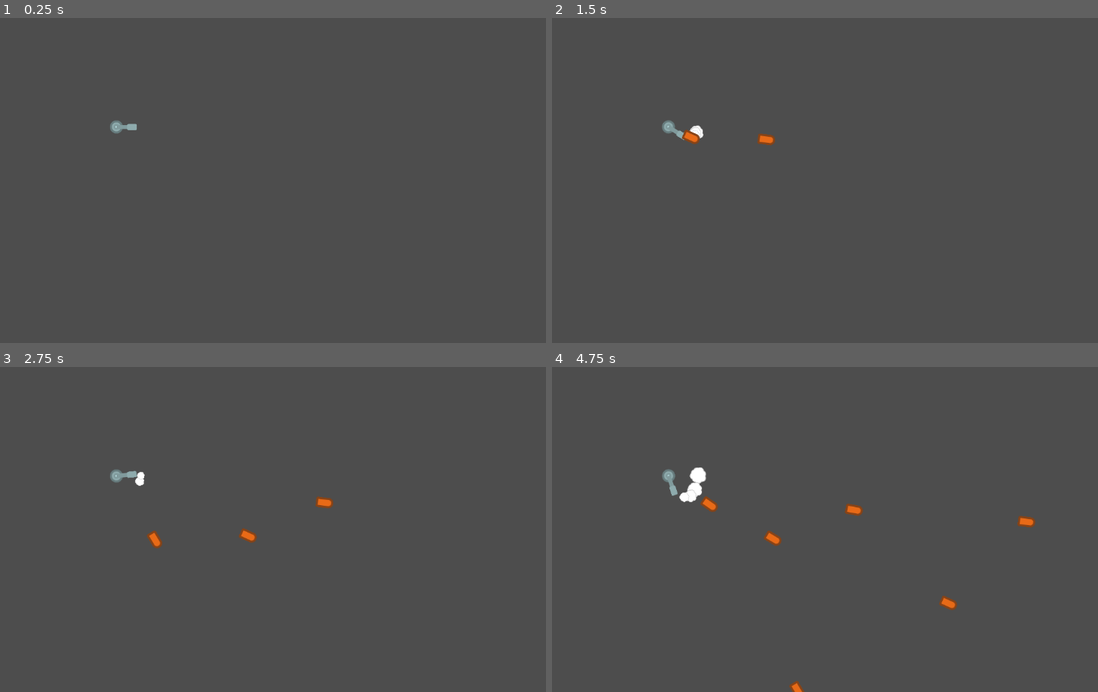
Above: before the commit, frames 1-4 (two rows, left to right).
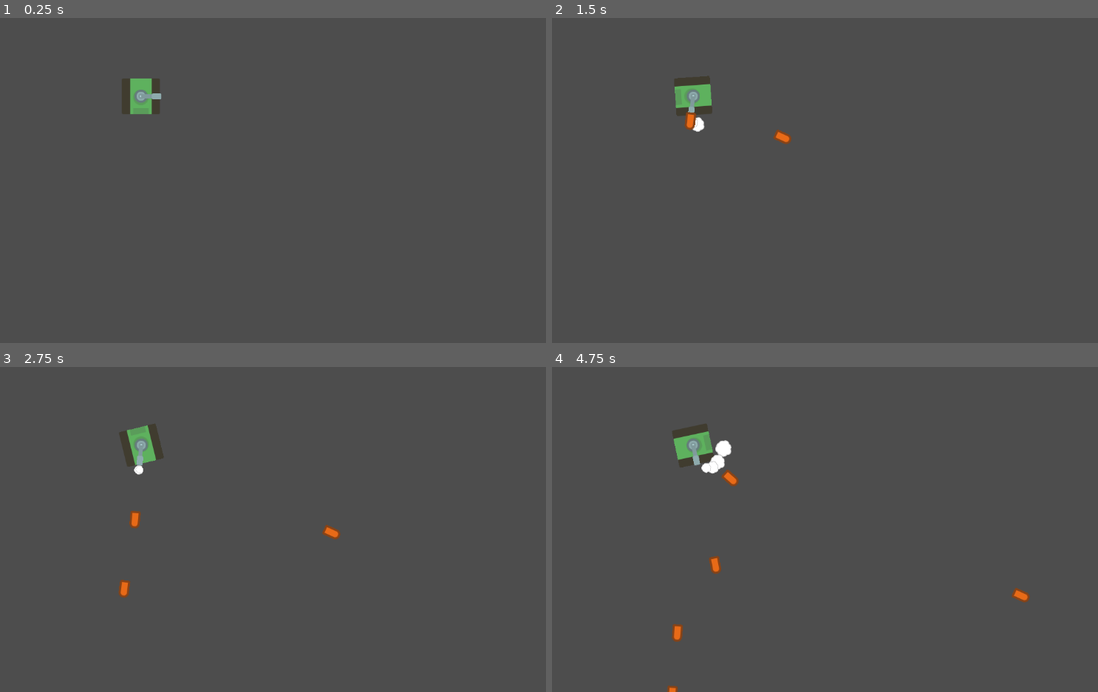
Above: after the commit, the same moments.

Repository: KakCmambnporpawwucmow/tanks_kidz
Game: Godot game, scene res://tmp/test_tank.tscn
Two runs of this game, one before a commit and one after it. Both use one fixed random seed, a clock stepped at 60 frames per second and the inputs below. The project has no main scene, so this scene is started directly.
Inputs (mouse positions are in pixels of both pictures, inside the frame that each line leads up to):
- Up to frame 1 (0.25 s): no input
- Up to frame 2 (1.5 s): tap Enter at 0.5 s; move the mouse to (934, 161) at 0.52 s; hold D (ui_turn_right, bound only after the commit) 0.53-1.28 s; click (934, 161) at 0.67 s; move the mouse to (683, 193) at 1.27 s; hold A (ui_turn_left, bound only after the commit) from 1.28 s (still down); click (683, 193) at 1.42 s
- Up to frame 3 (2.75 s): move the mouse to (311, 454) at 2.02 s; release A (ui_turn_left, bound only after the commit) at 2.03 s; hold D (ui_turn_right, bound only after the commit) from 2.03 s (still down); click (311, 454) at 2.17 s
- Up to frame 4 (4.75 s): move the mouse to (775, 591) at 2.77 s; click (775, 591) at 2.92 s; move the mouse to (977, 575) at 3.52 s; release D (ui_turn_right, bound only after the commit) at 3.53 s; hold A (ui_turn_left, bound only after the commit) from 3.53 s (still down); click (977, 575) at 3.67 s; move the mouse to (628, 477) at 4.27 s; click (628, 477) at 4.42 s

The runs differ from the first frame. In frame 1, 0.9% of the frame differs, in the area x 20-30%, y 18-36%; in frame 2, 1.3%; in frame 3, 1.5%; in frame 4, 2.4%, in the area x 20-89%, y 17-100%.

Commit message:
Добавление и исправление.
Добавлен базовый танк и он добавлен в тестовую сцену. Исправлено поведение компонента движения, была ошибка смещения относительно родительского вращения.

Diff:
--- a/components/move_component.gd
+++ b/components/move_component.gd
@@ -5,19 +5,40 @@
 @export var rotation_speed: float = 2.0  # Скорость поворота
 @onready var parent:Node2D = get_parent()
 
+var is_rotating_to: bool = false
+var target_angle: float = 0.0
 var is_rotating: bool = false
-var target_angle: float = 0.0
+var _target_position:Vector2 = Vector2.ZERO
 
 func smooth_look_at(target_position: Vector2):
-	target_angle = (target_position - parent.global_position).angle()
+	_target_position = target_position
+	is_rotating_to = true
+	print("Info. Turn smooth_look_at.")
+
+func rotate_left():
+	target_angle = -rotation_speed
 	is_rotating = true
+	print("Info. Turn left.")
+
+func rotate_right():
+	target_angle = rotation_speed
+	is_rotating = true
+	print("Info. Turn right.")
+
+func rotate_stop():
+	target_angle = 0
+	is_rotating = false
+	print("Info. Turn stop.")
 
 func _process(delta):
+	if is_rotating_to:
+
+		# Плавная интерполяция угла
+		var target_global_angle = (_target_position - parent.global_position).angle()
+		parent.global_rotation = rotate_toward(parent.global_rotation, target_global_angle, rotation_speed * delta)
+		# Проверка завершения поворота (с небольшой погрешностью)
+		if abs(parent.global_rotation - target_global_angle) < 0.01:
+			parent.global_rotation = target_global_angle
+			is_rotating_to = false
 	if is_rotating:
-		# Плавная интерполяция угла
-		parent.rotation = rotate_toward(parent.rotation, target_angle, rotation_speed * delta)
-
-		# Проверка завершения поворота (с небольшой погрешностью)
-		if abs(parent.rotation - target_angle) < 0.01:
-			parent.rotation = target_angle
-			is_rotating = false
+		parent.rotation += target_angle * delta
--- /dev/null
+++ b/entities/tanks/base_tank.gd
@@ -0,0 +1,12 @@
+extends Node2D
+
+func _input(event):
+	# Одиночные нажатия
+	if Input.is_action_just_pressed("ui_turn_left"):
+		$MoveComponent.rotate_left()
+	if Input.is_action_just_released("ui_turn_left"):
+		$MoveComponent.rotate_stop()
+	if Input.is_action_just_pressed("ui_turn_right"):
+		$MoveComponent.rotate_right()
+	if Input.is_action_just_released("ui_turn_right"):
+		$MoveComponent.rotate_stop()
--- /dev/null
+++ b/entities/tanks/base_tank.tscn
@@ -0,0 +1,18 @@
+[gd_scene load_steps=5 format=3 uid="uid://c73i8so634xku"]
+
+[ext_resource type="Script" uid="uid://cg4llv0d33fgp" path="res://entities/tanks/base_tank.gd" id="1_48o11"]
+[ext_resource type="Texture2D" uid="uid://djnv56ibjh2hh" path="res://assets/graphics/tanks/medium_tank.png" id="2_tnxf0"]
+[ext_resource type="PackedScene" uid="uid://d2ie7t1fstent" path="res://entities/tanks/base_turret.tscn" id="3_aljos"]
+[ext_resource type="PackedScene" uid="uid://c1b5k26ufnqc5" path="res://components/move_component.tscn" id="4_uq7a4"]
+
+[node name="BaseTank" type="Node2D"]
+script = ExtResource("1_48o11")
+
+[node name="view" type="Sprite2D" parent="."]
+position = Vector2(220, 709)
+texture = ExtResource("2_tnxf0")
+offset = Vector2(-220, -709)
+
+[node name="BaseTurret" parent="." instance=ExtResource("3_aljos")]
+
+[node name="MoveComponent" parent="." instance=ExtResource("4_uq7a4")]
--- a/project.godot
+++ b/project.godot
@@ -13,6 +13,34 @@
 config/name="tanks_kidz"
 config/features=PackedStringArray("4.5", "GL Compatibility")
 
+[input]
+
+ui_turn_left={
+"deadzone": 0.2,
+"events": [Object(InputEventKey,"resource_local_to_scene":false,"resource_name":"","device":-1,"window_id":0,"alt_pressed":false,"shift_pressed":false,"ctrl_pressed":false,"meta_pressed":false,"pressed":false,"keycode":0,"physical_keycode":65,"key_label":0,"unicode":97,"location":0,"echo":false,"script":null)
+]
+}
+ui_turn_right={
+"deadzone": 0.2,
+"events": [Object(InputEventKey,"resource_local_to_scene":false,"resource_name":"","device":-1,"window_id":0,"alt_pressed":false,"shift_pressed":false,"ctrl_pressed":false,"meta_pressed":false,"pressed":false,"keycode":0,"physical_keycode":68,"key_label":0,"unicode":100,"location":0,"echo":false,"script":null)
+]
+}
+ui_forward={
+"deadzone": 0.2,
+"events": [Object(InputEventKey,"resource_local_to_scene":false,"resource_name":"","device":-1,"window_id":0,"alt_pressed":false,"shift_pressed":false,"ctrl_pressed":false,"meta_pressed":false,"pressed":false,"keycode":0,"physical_keycode":87,"key_label":0,"unicode":119,"location":0,"echo":false,"script":null)
+]
+}
+ui_back={
+"deadzone": 0.2,
+"events": [Object(InputEventKey,"resource_local_to_scene":false,"resource_name":"","device":-1,"window_id":0,"alt_pressed":false,"shift_pressed":false,"ctrl_pressed":false,"meta_pressed":false,"pressed":false,"keycode":0,"physical_keycode":83,"key_label":0,"unicode":115,"location":0,"echo":false,"script":null)
+]
+}
+ui_fire={
+"deadzone": 0.2,
+"events": [Object(InputEventMouseButton,"resource_local_to_scene":false,"resource_name":"","device":-1,"window_id":0,"alt_pressed":false,"shift_pressed":false,"ctrl_pressed":false,"meta_pressed":false,"button_mask":1,"position":Vector2(41, 15),"global_position":Vector2(50, 63),"factor":1.0,"button_index":1,"canceled":false,"pressed":true,"double_click":false,"script":null)
+]
+}
+
 [rendering]
 
 renderer/rendering_method="gl_compatibility"
--- a/tmp/test_tank.tscn
+++ b/tmp/test_tank.tscn
@@ -1,8 +1,8 @@
 [gd_scene load_steps=2 format=3 uid="uid://cmlpmubeqin1q"]
 
-[ext_resource type="PackedScene" uid="uid://d2ie7t1fstent" path="res://entities/tanks/base_turret.tscn" id="1_tx1ne"]
+[ext_resource type="PackedScene" uid="uid://c73i8so634xku" path="res://entities/tanks/base_tank.tscn" id="1_tx1ne"]
 
 [node name="TestTank" type="Node2D"]
 
-[node name="BaseTurret" parent="." instance=ExtResource("1_tx1ne")]
-position = Vector2(314, 226)
+[node name="BaseTank" parent="." instance=ExtResource("1_tx1ne")]
+position = Vector2(362, 166)
Not shown, added: entities/tanks/base_tank.gd.uid
